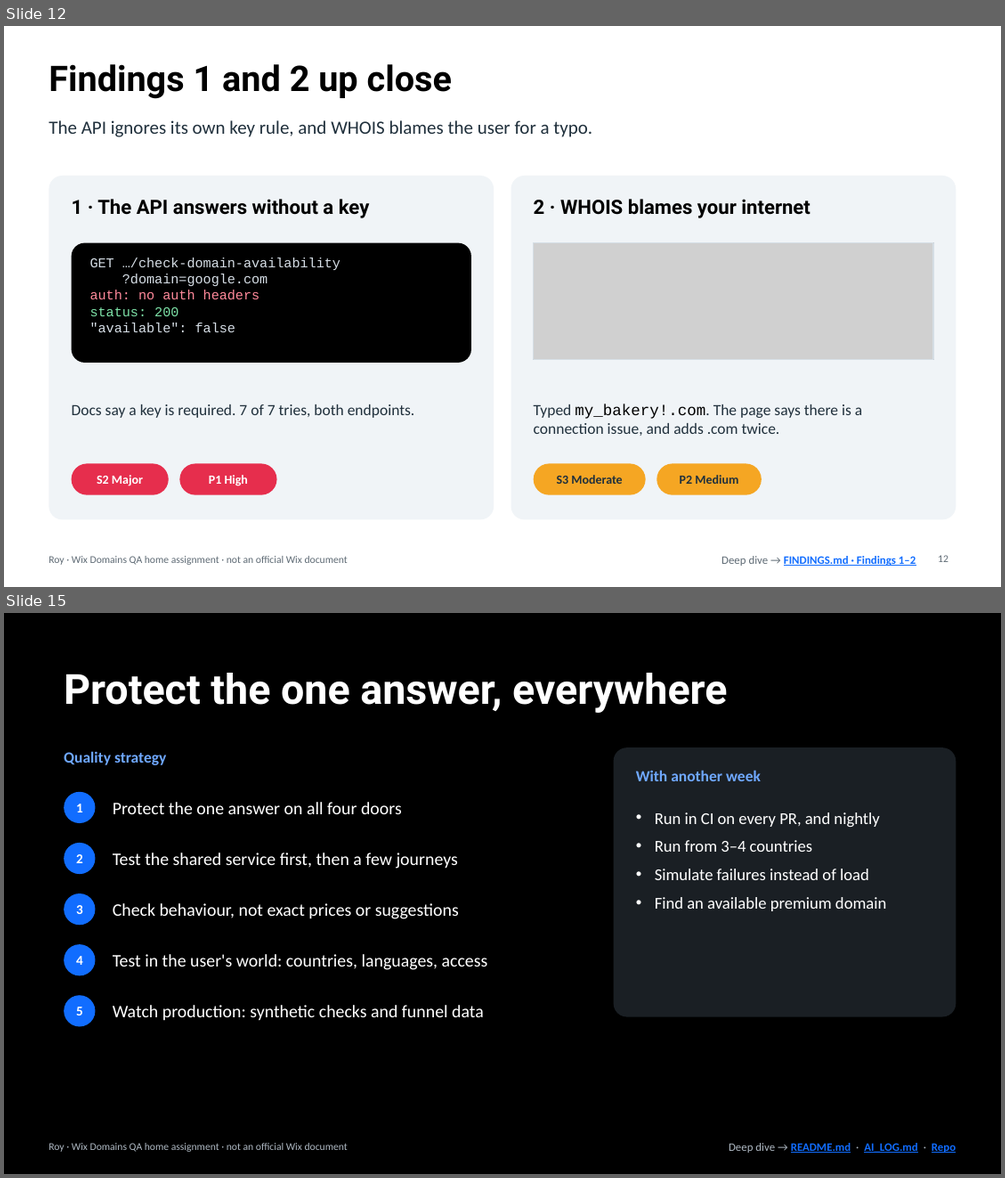
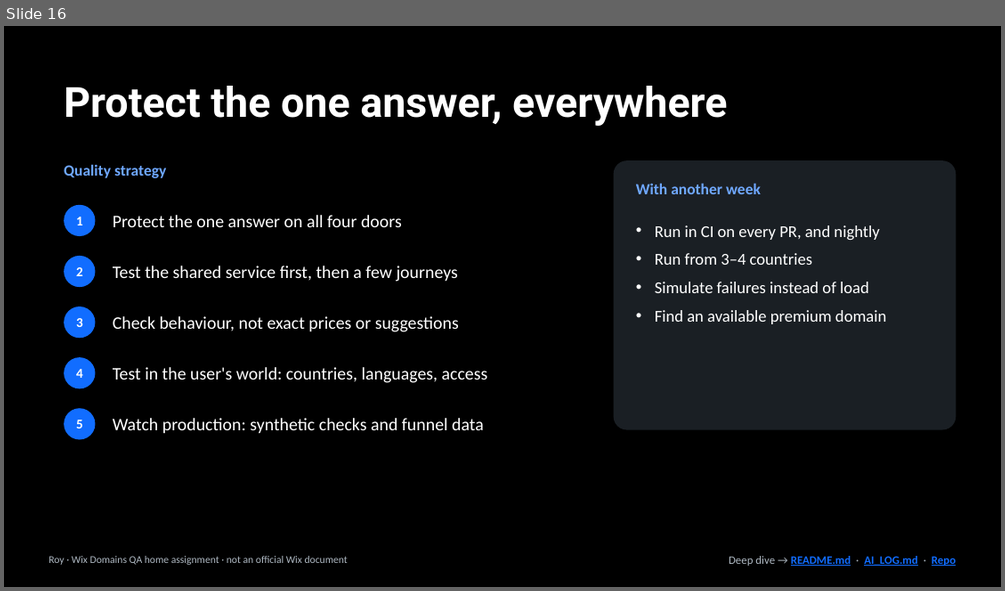
Before and after one commit to kazes5/WixAssignment, a slide deck: presentation/WixDomains_QA.pptx. Shown one above the other, each under a label of ours: slides 12 and 15 before the commit, slide 16 after it; the slides between them are not shown. The pictures are 1005x1178 and 1005x591 pixels, drawn with LibreOffice and Linux fonts; fonts in the diff are those of the drawing; grey boxes stand for pictures. Boxes give left, top, right and bottom in pixels: in the first picture for what was removed or moved away, otherwise in the second. Text is boxed around its words. In the diff, an @@ line names an element or a change of style, - is before the commit and + after.

```diff
--- a/presentation/WixDomains_QA.pptx
+++ b/presentation/WixDomains_QA.pptx
@@ slide 12 removed at [4,26,1001,587], background #FFFFFF @@
@@ title removed at [48,64,452,99] @@
-Findings 1 and 2 up close
@@ text removed at [48,120,592,137] @@
-The API ignores its own key rule, and WHOIS blames the user for a typo.
@@ rounded rectangle removed at [48,176,494,520] @@
@@ rounded rectangle removed at [511,176,956,520] @@
@@ text removed at [72,199,370,218] @@
-1 · The API answers without a key
@@ text removed at [534,199,810,218] @@
-2 · WHOIS blames your internet
@@ rounded rectangle removed at [72,243,471,362] @@
@@ text removed at [90,257,340,332] @@
-GET …/check-domain-availability
-?domain=google.com
-auth: no auth headers
-status: 200
-"available": false
@@ picture removed at [534,243,933,360] @@
@@ rectangle removed at [534,243,933,360] @@
@@ text removed at [72,404,415,418] @@
-Docs say a key is required. 7 of 7 tries, both endpoints.
@@ text removed at [534,404,862,435] @@
-Typed my_bakery!.com. The page says there is a connection issue, and adds .com twice.
@@ rounded rectangle removed at [72,464,169,495] @@
@@ text removed at [97,475,143,486] @@
-S2 Major
@@ rounded rectangle removed at [179,464,277,495] @@
@@ text removed at [209,475,248,486] @@
-P1 High
@@ rounded rectangle removed at [534,464,646,495] @@
@@ text removed at [557,475,622,483] @@
-S3 Moderate
@@ rounded rectangle removed at [657,464,761,495] @@
@@ text removed at [680,475,738,483] @@
-P2 Medium
@@ text removed at [48,556,348,564] @@
-Roy · Wix Domains QA home assignment · not an official Wix document
@@ text removed at [721,556,915,565] @@
-Deep dive → FINDINGS.md · Findings 1–2
@@ page number removed at [938,555,948,562] @@
-12
@@ what was slide 15 is now slide 16 @@
```
Also in this commit, not shown: 5 slides changed, 9 slides added, 7 other slides removed, 4 other files.
